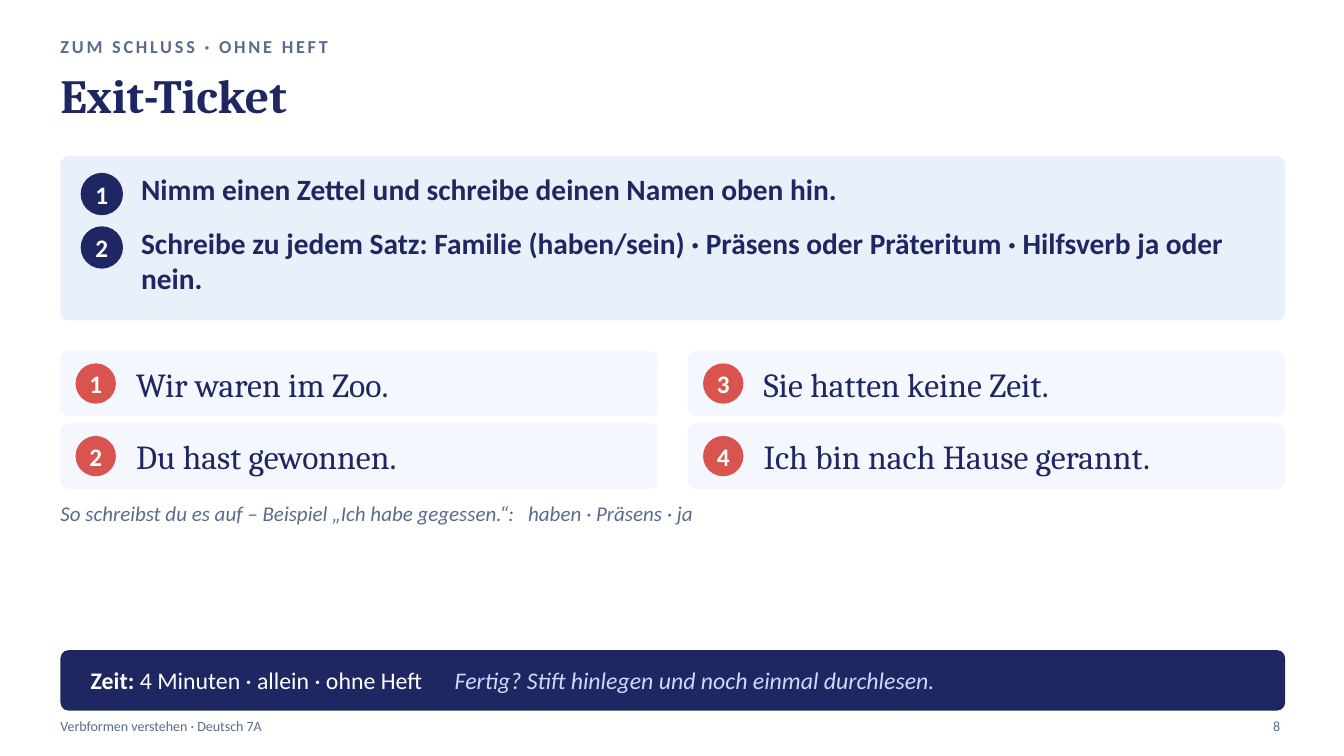
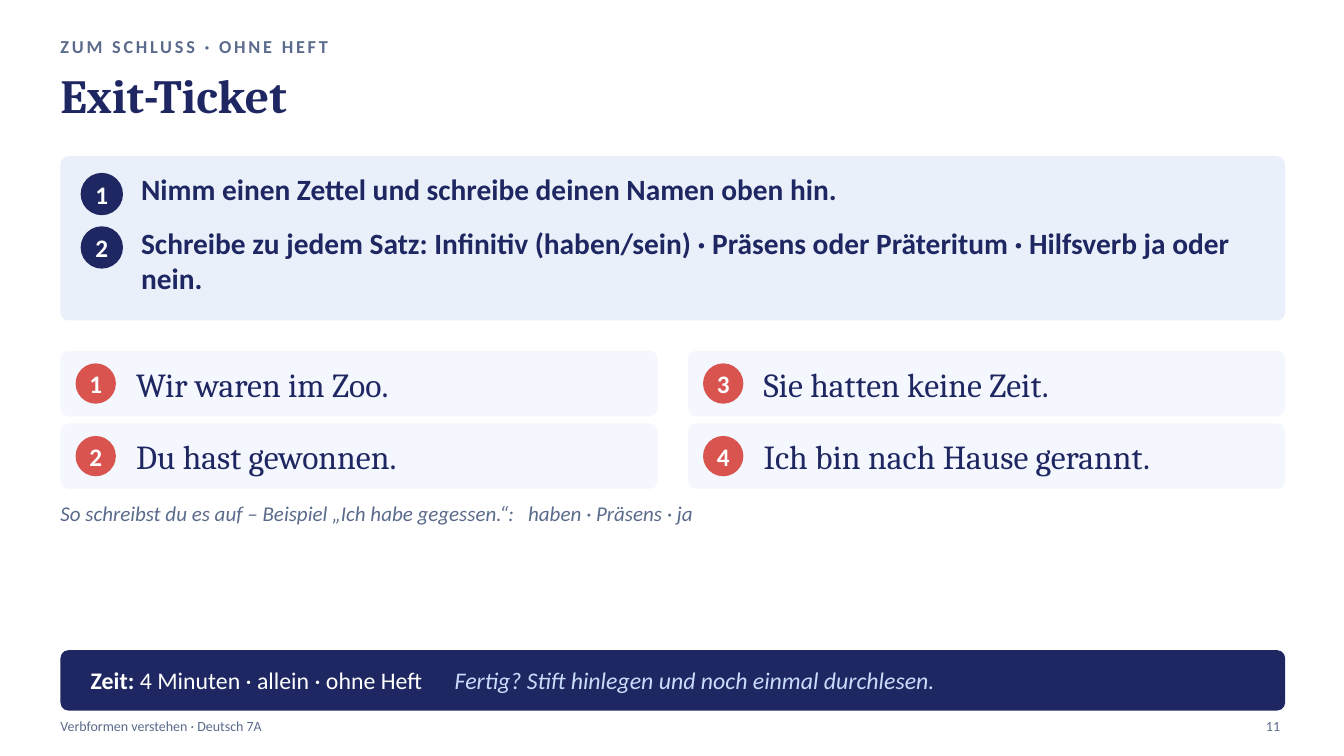
Before and after one commit to golzkonstantin-gif/Schule, a slide deck: slide 11 of Deutsch_7A/Verbformen_verstehen/Aufgaben_Verbformen_verstehen.pptx (slide 8 before the commit). Drawn at 1344x756 pixels with LibreOffice and Linux fonts; fonts in the diff are those of the drawing. Boxes give left, top, right and bottom in pixels: in the first picture for what was removed or moved away, otherwise in the second. Text is boxed around its words. In the diff, an @@ line names an element or a change of style, - is before the commit and + after.

```diff
--- a/Deutsch_7A/Verbformen_verstehen/Aufgaben_Verbformen_verstehen.pptx
+++ b/Deutsch_7A/Verbformen_verstehen/Aufgaben_Verbformen_verstehen.pptx
@@ text at <box>141,232,1229,289</box>: text changed @@
-Schreibe zu jedem Satz: Familie (haben/sein) · Präsens oder Präteritum · Hilfsverb ja oder nein.
+Schreibe zu jedem Satz: Infinitiv (haben/sein) · Präsens oder Präteritum · Hilfsverb ja oder nein.
@@ text at <box>1266,722,1280,731</box>: text changed @@
-8
+11
```
Also in this commit, not shown: 5 other slides changed, 4 slides added, 1 slide removed, 7 other files.
